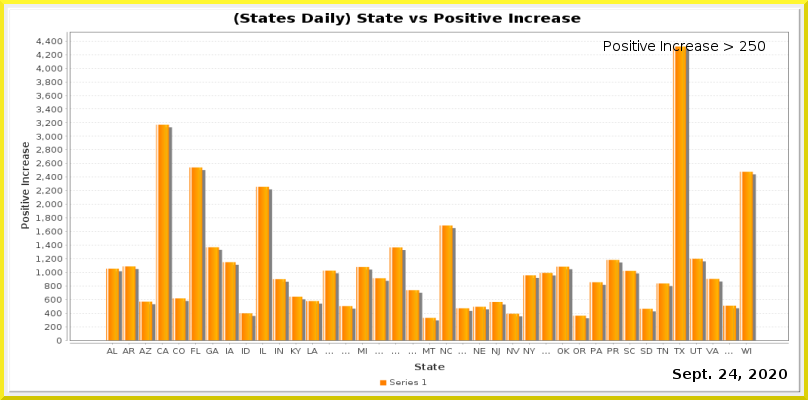
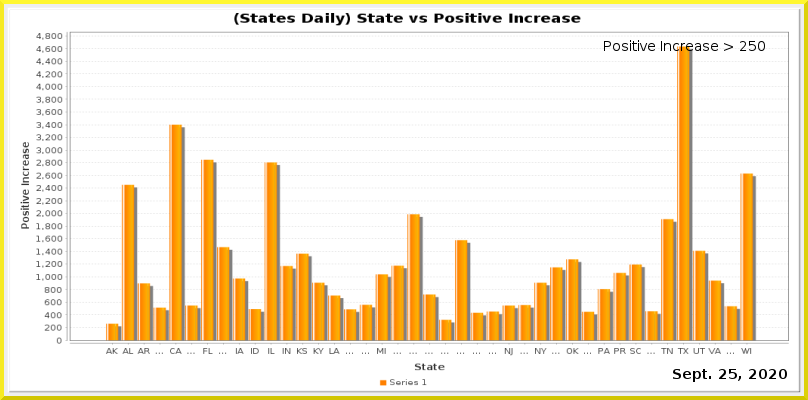
Layer changes from the first (808, 400) image to the second:
painted on "Current Date" over [729, 369, 737, 379]
painted on "Date_vs_TestIncrease.png" over [36, 33, 789, 356]
